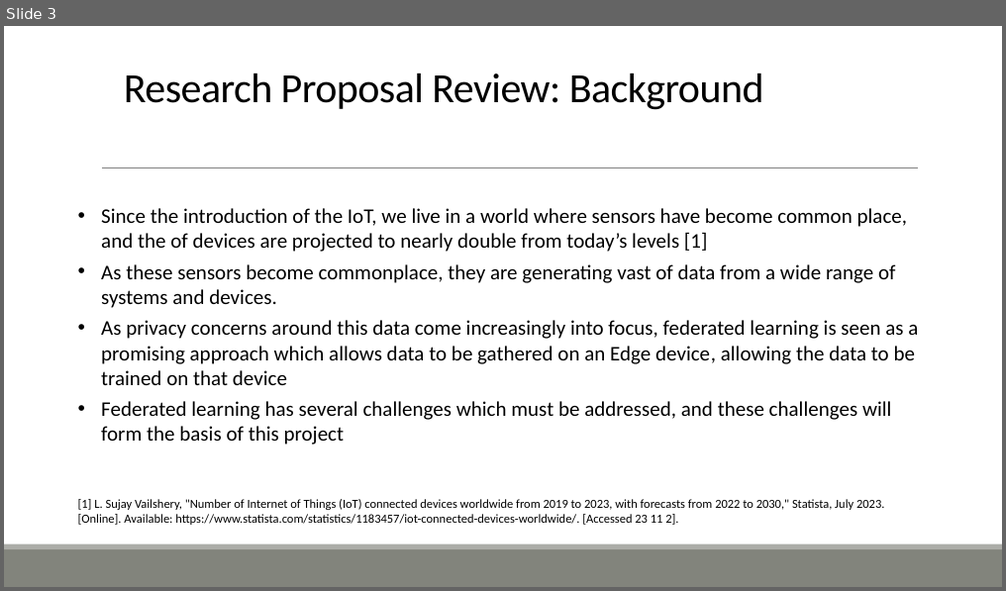
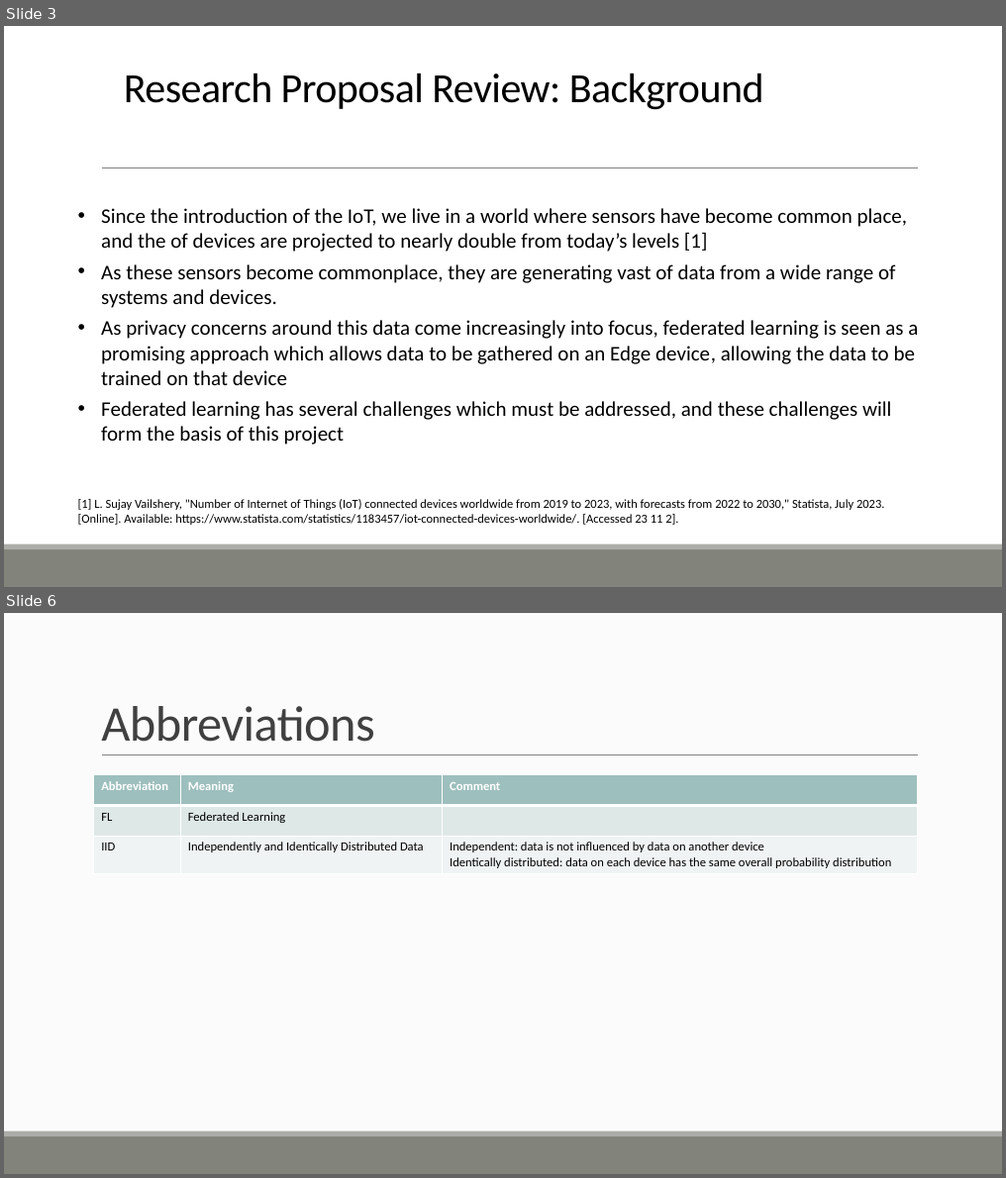
Before and after one commit to ofithcheallaigh/phd, a slide deck: Presentations/Supervisor Meetings/2024/20240209.pptx. Shown one above the other, each under a label of ours: slide 3 before the commit, slides 3 and 6 after it; the slides between them are not shown. The pictures are 1006x591 and 1006x1178 pixels, drawn with LibreOffice and Linux fonts; fonts in the diff are those of the drawing. Boxes give left, top, right and bottom in pixels: in the first picture for what was removed or moved away, otherwise in the second. Text is boxed around its words. In the diff, an @@ line names an element or a change of style, - is before the commit and + after.

Commit message:
Added abbreviations section

```diff
--- a/Presentations/Supervisor Meetings/2024/20240209.pptx
+++ b/Presentations/Supervisor Meetings/2024/20240209.pptx
@@ slide 6 added at (x1=4, y1=613, x2=1002, y2=1174), background #FCFCFC; not listed: 3 template elements that a slide beside it also shows @@
@@ title added at (x1=101, y1=706, x2=375, y2=742), 48 pt, text #404040 @@
+Abbreviations
@@ table added at (x1=94, y1=775, x2=918, y2=873), 3 rows, 3 columns @@
+Abbreviation | Meaning | Comment
+FL | Federated Learning | 
+IID | Independently and Identically Distributed Data | Independent: data is not influenced by data on another device / Identically distributed: data on each device has the same overall probability distribution
```
Also in this commit, not shown: 3 slides changed.
